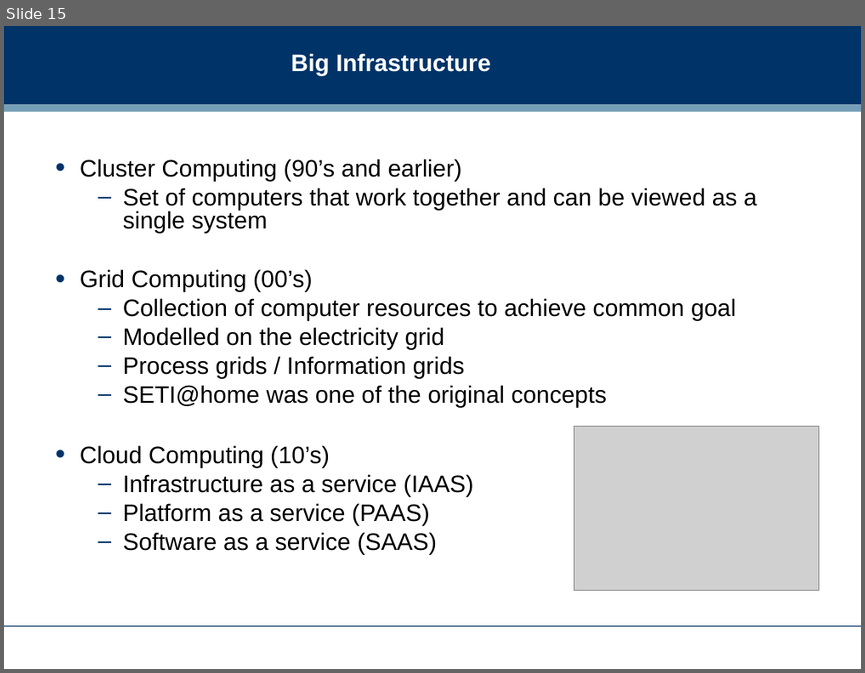
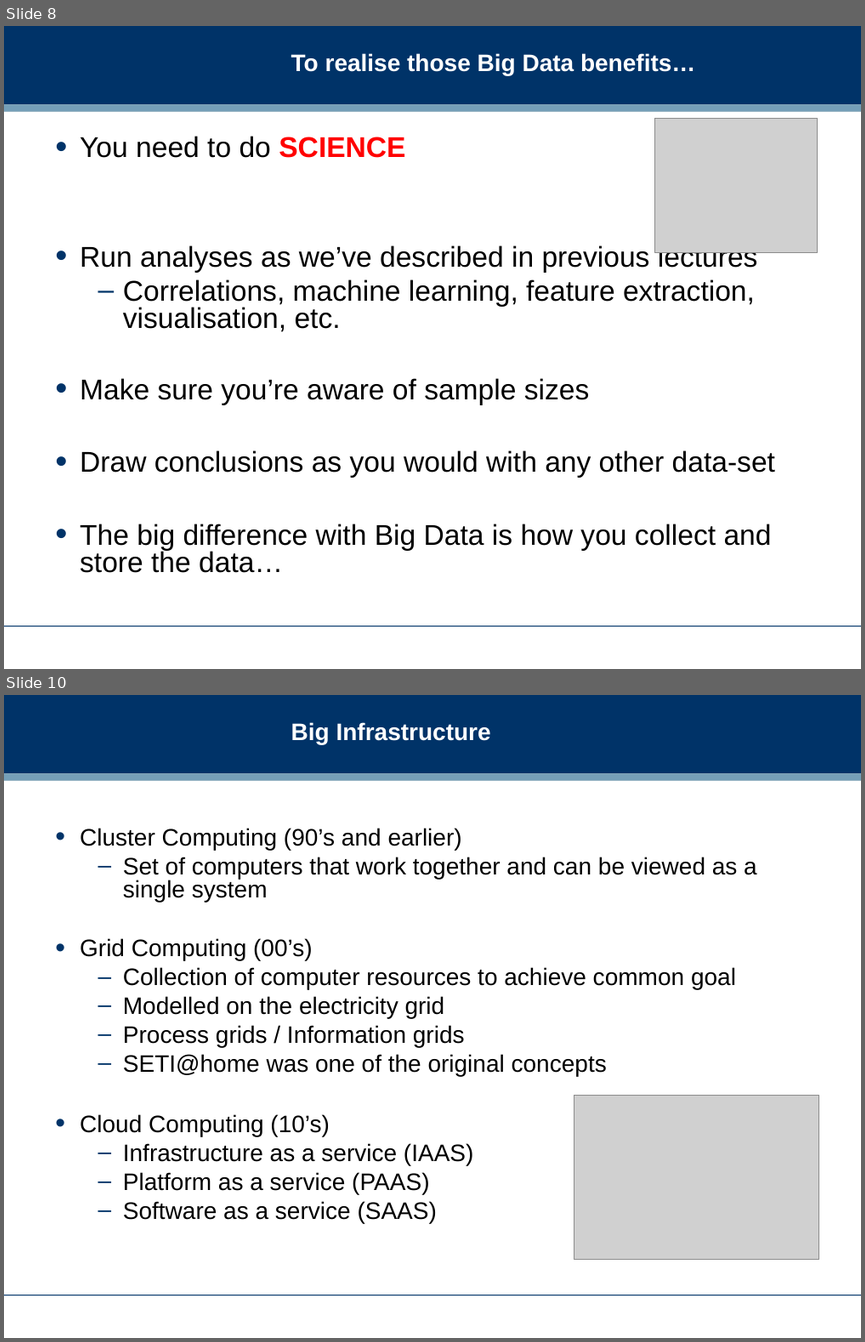
Before and after one commit to dreamind/ix, a slide deck: lectures/informatics-society/bigdata.ppt. Shown one above the other, each under a label of ours: slide 15 before the commit, slides 8 and 10 after it; the slides between them are not shown. The pictures are 865x673 and 865x1342 pixels, drawn with LibreOffice and Linux fonts; fonts in the diff are those of the drawing; grey boxes stand for pictures; background and template pictures are left out. Boxes give left, top, right and bottom in pixels: in the first picture for what was removed or moved away, otherwise in the second. Text is boxed around its words. In the diff, an @@ line names an element or a change of style, - is before the commit and + after.

Commit message:
Big Data slides and landing page updated

```diff
--- a/lectures/informatics-society/bigdata.ppt
+++ b/lectures/informatics-society/bigdata.ppt
@@ slide 8 added at bbox=[4, 26, 861, 669], background #FFFFFF; not listed: 3 template elements that a slide beside it also shows @@
@@ title added at bbox=[291, 53, 695, 75], 20 pt, text #FFFFFF, bold @@
+To realise those Big Data benefits…
@@ picture added at bbox=[655, 118, 817, 252] @@
@@ text added at bbox=[80, 136, 775, 573], 24 pt, text #000000 @@
+• You need to do SCIENCE
+• Run analyses as we’ve described in previous lectures
+  – Correlations, machine learning, feature extraction, visualisation, etc.
+• Make sure you’re aware of sample sizes
+• Draw conclusions as you would with any other data-set
+• The big difference with Big Data is how you collect and store the data…
@@ what was slide 15 is now slide 10 @@
```
Also in this commit, not shown: 12 slides changed, 12 other slides added, 12 slides removed, 1 other file.
